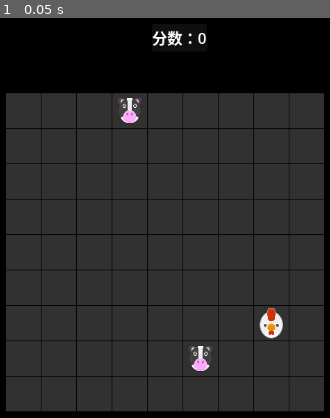
Above: before the commit, frame 1.
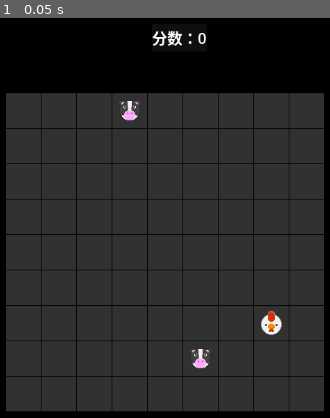
Above: after the commit, the same moment.

Repository: Liweimin0512/GodotRogueMatcher
Game: Godot game, scene res://main.tscn
Same seed, same stepped clock (60 frames per second), same inputs: the game is played once before the commit and once after it.
Inputs:
- Up to frame 1 (0.05 s): no input

The runs differ from the first frame. In frame 1, 0.5% of the frame differs, in the area x 36-86%, y 20-89%.

Commit message:
结束游戏简单教程

Diff:
--- a/project.godot
+++ b/project.godot
@@ -18,3 +18,8 @@
 [display]
 
 window/stretch/mode="viewport"
+
+[rendering]
+
+textures/canvas_textures/default_texture_filter=3
+anti_aliasing/quality/use_taa=true
--- a/src/entities/Board.gd
+++ b/src/entities/Board.gd
@@ -29,6 +29,8 @@
 		label.text = "分数：" + str(value)
 		print("分数改变，改变前：", score,"改变后：", value)
 		score = value
+
+var piece_count: int = 0
 
 func _ready() -> void:
 	initialize_board()
@@ -55,11 +57,19 @@
 			)
 			self.add_child(cell)
 
+func game_over() -> void:
+	get_tree().paused = true
+	print("游戏结束")
+
 ## 创建随机棋子
 func spawn_random_pieces() -> void:
+	if rows * cols - piece_count <= 3:
+		game_over()
+		return
 	for i in range(3):
 		# 随机网格，判断这个网格为空则生成，否则重新查找网格
 		spawn_piece()
+		piece_count += 1
 
 ## 在指定位置生成一个随机的棋子
 func spawn_piece() -> void:
@@ -189,3 +199,4 @@
 	score += score_base * to_eliminate.size()
 	for cell in to_eliminate:
 		cell.piece = null
+	piece_count -= to_eliminate.size()
--- a/src/entities/chess_piece.tscn
+++ b/src/entities/chess_piece.tscn
@@ -8,5 +8,5 @@
 
 [node name="Sprite2D" type="Sprite2D" parent="."]
 position = Vector2(-3.8147e-06, 1.90735e-06)
-scale = Vector2(0.246914, 0.285714)
+scale = Vector2(0.22, 0.22)
 texture = ExtResource("1_65phh")
Not shown, added: maiFEB5.tmp
